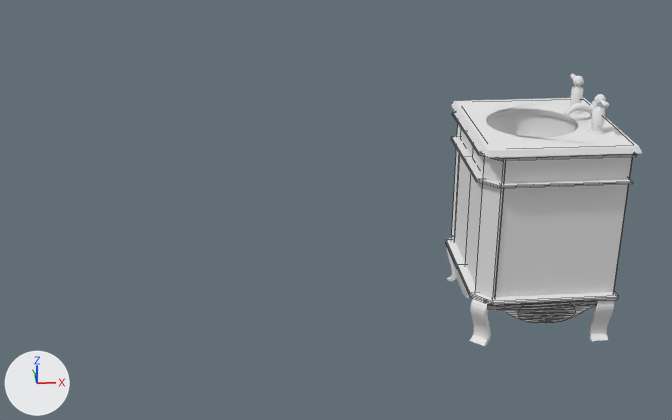
A saved change to the Blender file Assets/models/floor_2/bathroom_e/sink.blend.
Rendered twice from a 50 mm lens placed at (-3.98, -12.82, 7.29), pointed at (-2.75, 1.67, 0.87). The axes (+X, +Y, +Z) are drawn at lower left. The lights are the same throughout. Mesh edges are drawn as thin lines on the coarser meshes.

Names of what the first picture shows: 'BezierCurve.001', 'base', 'basin', 'leg_rear_left', 'leg_rear_right', 'top', 'trim_bottom', 'trim_front_legs', 'trim_top', 'trim_top.001'.
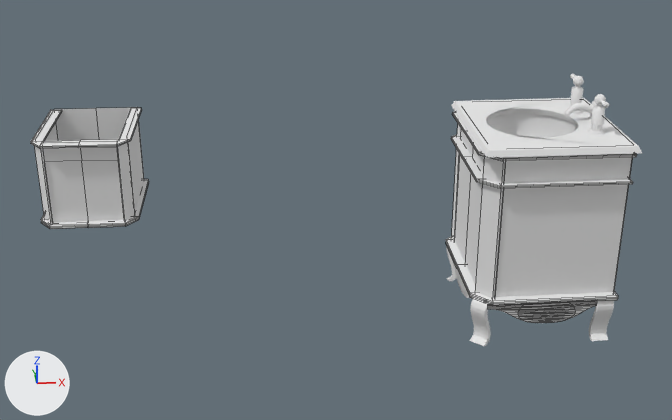
Commit message: bathroom_e: toilet added to sink.blend

Where the change shows, as pixel boxes [x1, y1, x2, y2] in the pictures (672 x 420 px):
'base.001', added
    after: [36, 107, 144, 222]
'trim_front_legs.001', added
    after: [34, 142, 135, 223]
'trim_top.003', added
    after: [31, 108, 141, 149]
'trim_bottom.001', added
    after: [41, 179, 149, 229]

The edits, one by one:
Object 'trim_top.003' (ob_trim_top_003) is new; it shows a copy of the mesh of ob_trim_top.
Its parent is ob_toilet.
Its matrix parent inverse is Matrix(((1.0, 0.0, 0.0, 4.25), (0.0, 1.0, 0.0, -3.5), (0.0, 0.0, 1.0, -1.5), (0.0, 0.0, 0.0, 1.0))).
Its location is (-4.375, 3.458, 1.606).
Its scale is (1.0, 0.888, 0.0201).
It gains a MIRROR modifier named 'Mirror'.
Modifier setting: use_axis = (False, True, False).
Object 'toilet' (ob_toilet) is new.
Its location is (-7.272, 4.299, 1.5).
Its rotation in degrees is (0, 0, 90).
Object 'trim_bottom.001' (ob_trim_bottom_001) is new; it shows a copy of the mesh of ob_trim_bottom.
Its parent is ob_toilet.
Its matrix parent inverse is Matrix(((1.0, 0.0, 0.0, 4.25), (0.0, 1.0, 0.0, -3.5), (0.0, 0.0, 1.0, -1.5), (0.0, 0.0, 0.0, 1.0))).
Its location is (-4.367, 3.458, 0.0462).
Its scale is (1.0, 0.888, 0.0375).
It gains a MIRROR modifier named 'Mirror'.
Modifier setting: use_axis = (False, True, False).
Object 'base.001' (ob_base_001) is new; it shows a copy of the mesh of ob_base.
Its parent is ob_toilet.
Its matrix parent inverse is Matrix(((1.0, 0.0, 0.0, 4.25), (0.0, 1.0, 0.0, -3.5), (0.0, 0.0, 1.0, -1.5), (0.0, 0.0, 0.0, 1.0))).
Its location is (-4.237, 3.458, 0.846).
Its scale is (1.0, 0.813, 0.793).
Object 'trim_front_legs.001' (ob_trim_front_legs_001) is new; it shows a copy of the mesh of ob_trim_front_legs.
Its parent is ob_toilet.
Its matrix parent inverse is Matrix(((1.0, 0.0, 0.0, 4.25), (0.0, 1.0, 0.0, -3.5), (0.0, 0.0, 1.0, -1.5), (0.0, 0.0, 0.0, 1.0))).
Its location is (-4.236, 3.458, -0.282).
Its scale is (0.15, 0.113, 0.755).
It gains a MIRROR modifier named 'Mirror'.
Modifier setting: use_axis = (False, True, False).
